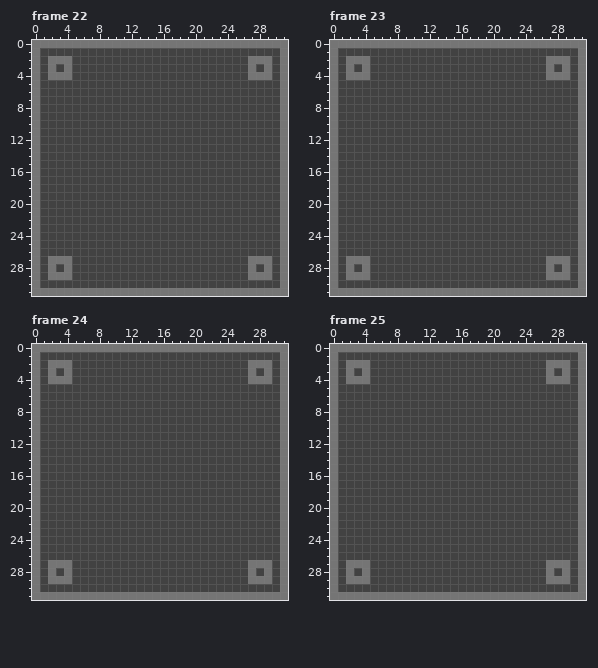
Two states of a pixel-art file, Sprites/Map_Parts/MP-10-Mark.aseprite. Above is the file before it was changed.
32x32 pixels, 30 frames. Shown: frame 22, frame 23, frame 24, frame 25. The commit also changed other frames, which this record leaves out.
After the commit:
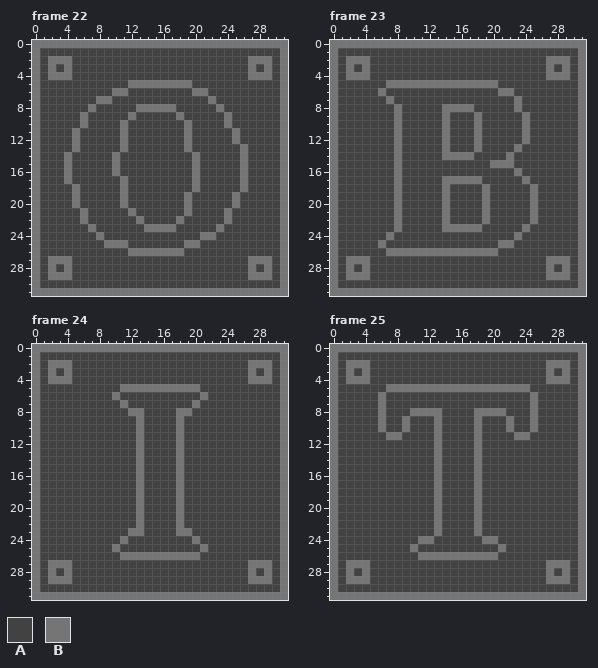
Palette (. is transparent): A #424242  B #757575
Difference:
Changed rows in their new state; - is an unchanged pixel.
Frame 22, layer "Font Used SitkaB.ttc":
first column x 4:
 5 --------BBBBBBBB-------
 6 ------BB--------BB-----
 7 ----BB------------B----
 8 ---B-----BBBBB-----B---
 9 --B-----B-----B-----B--
10 --B----B-------B----B--
11 -B-----B-------B-----B-
12 -B-----B-------B-----B-
13 -B-----B-------B------B
14 B-----B---------B-----B
15 B-----B---------B-----B
16 B-----B---------B-----B
17 B------B--------B-----B
18 -B-----B--------B-----B
19 -B-----B-------B-----B-
20 -B-----B-------B-----B-
21 --B-----B------B----B--
22 --B------B----B-----B--
23 ---B------BBBB-----B---
24 ----B------------BB----
25 -----BBB-------BB------
26 --------BBBBBBB--------
Frame 23, layer "Font Used SitkaB.ttc":
first column x 6:
 5 -BBBBBBBBBBBBBB-----
 6 B--------------BB---
 7 -B---------------B--
 8 --B-----BBBB-----B--
 9 --B-----B---B-----B-
10 --B-----B---B-----B-
11 --B-----B---B-----B-
12 --B-----B---B-----B-
13 --B-----B---B----B--
14 --B-----BBBB----B---
15 --B-----------BBB---
16 --B--------------B--
17 --B-----BBBBB-----B-
18 --B-----B----B-----B
19 --B-----B----B-----B
20 --B-----B----B-----B
21 --B-----B----B-----B
22 --B-----B----B-----B
23 --B-----BBBBB-----B-
24 -B---------------B--
25 B--------------BB---
26 -BBBBBBBBBBBBBB-----
Frame 24, layer "Font Used SitkaB.ttc":
first column x 10:
 5 -BBBBBBBBBB-
 6 B----------B
 7 -B--------B-
 8 --BB----BB--
 9 ---B----B---
10 ---B----B---
11 ---B----B---
12 ---B----B---
13 ---B----B---
14 ---B----B---
15 ---B----B---
16 ---B----B---
17 ---B----B---
18 ---B----B---
19 ---B----B---
20 ---B----B---
21 ---B----B---
22 ---B----B---
23 --BB----BB--
24 -B--------B-
25 B----------B
26 -BBBBBBBBBB-
Frame 25, layer "Font Used SitkaB.ttc":
first column x 6:
 5 -BBBBBBBBBBBBBBBBBB-
 6 B------------------B
 7 B------------------B
 8 B---BBBB----BBBB---B
 9 B--B---B----B---B--B
10 B--B---B----B---B--B
11 -BB----B----B----BB-
12 -------B----B-------
13 -------B----B-------
14 -------B----B-------
15 -------B----B-------
16 -------B----B-------
17 -------B----B-------
18 -------B----B-------
19 -------B----B-------
20 -------B----B-------
21 -------B----B-------
22 -------B----B-------
23 -------B----B-------
24 -----BB------BB-----
25 ----B----------B----
26 -----BBBBBBBBBB-----
